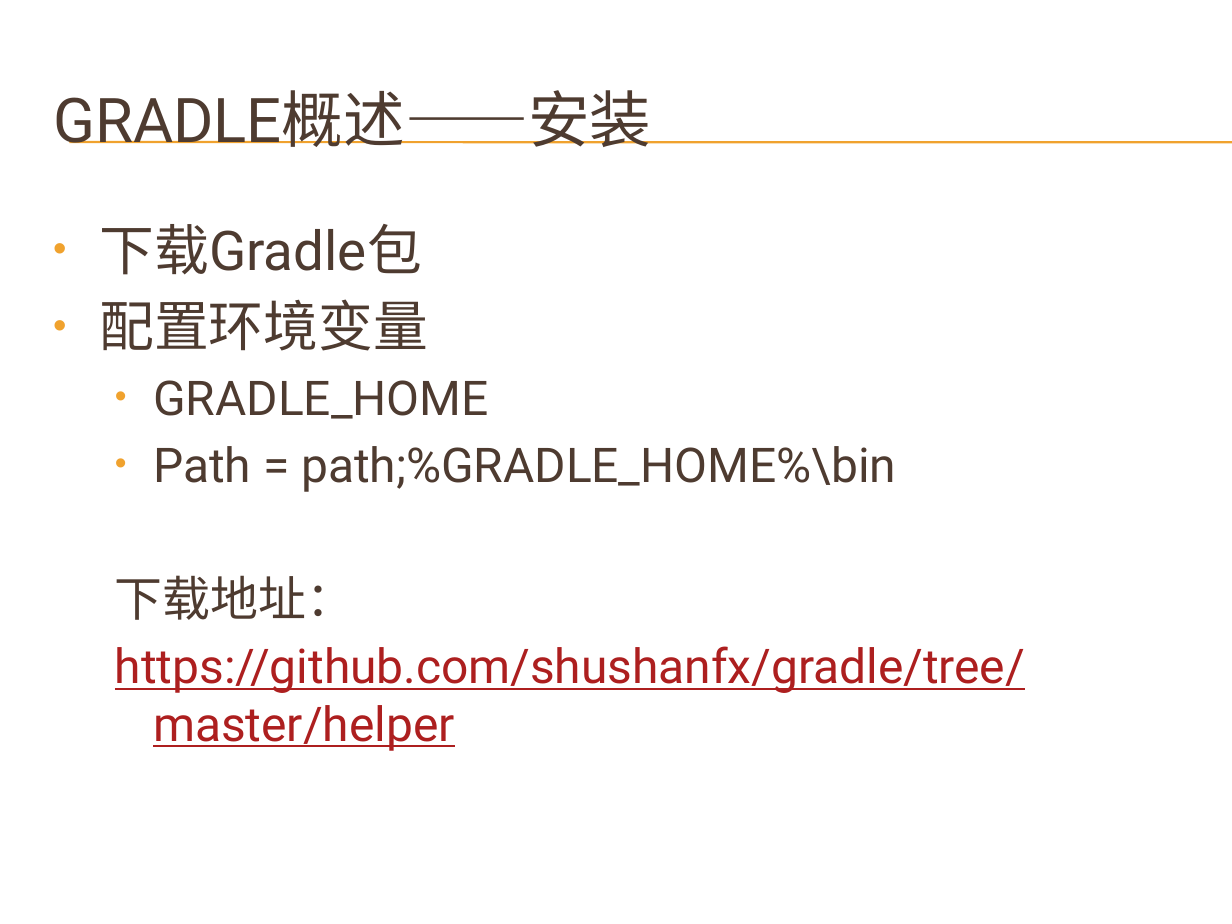
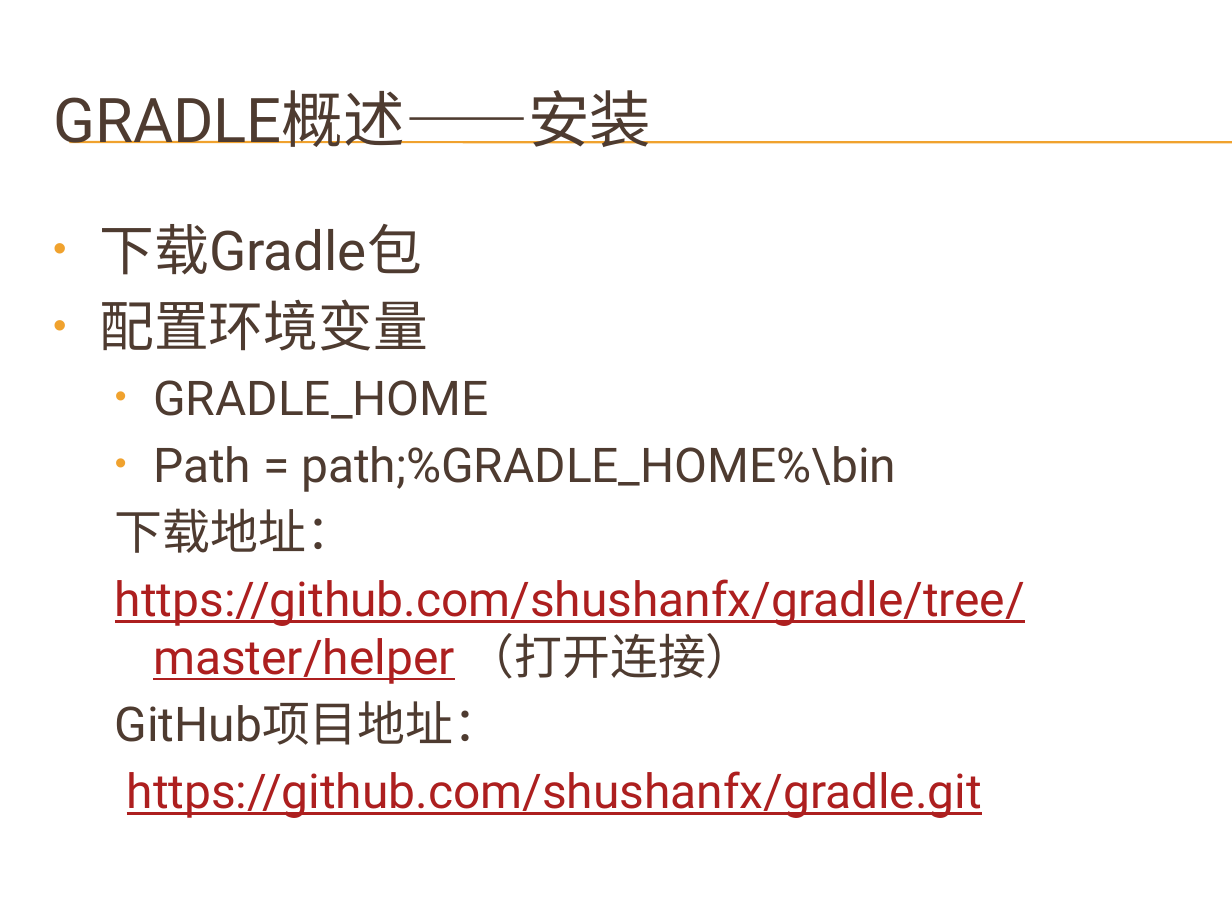
Before and after one commit to shushanfx/gradle, a slide deck: slide 5 of doc/gradle.pptx. Drawn at 1232x924 pixels with LibreOffice and Linux fonts; fonts in the diff are those of the drawing; background and template pictures are left out. Boxes give left, top, right and bottom in pixels: in the first picture for what was removed or moved away, otherwise in the second. Text is boxed around its words. In the diff, an @@ line names an element or a change of style, - is before the commit and + after.

Commit message:
Gradle，添加文档及测试。

```diff
--- a/doc/gradle.pptx
+++ b/doc/gradle.pptx
@@ text at <box>115,579,1025,818</box>: text changed @@
-  https://github.com/shushanfx/gradle/tree/master/helper
+  https://github.com/shushanfx/gradle/tree/master/helper （打开连接）
+  GitHub项目地址：
+  https://github.com/shushanfx/gradle.git
```
Also in this commit, not shown: 1 other slide changed, 7 slides added, 8 other files.
